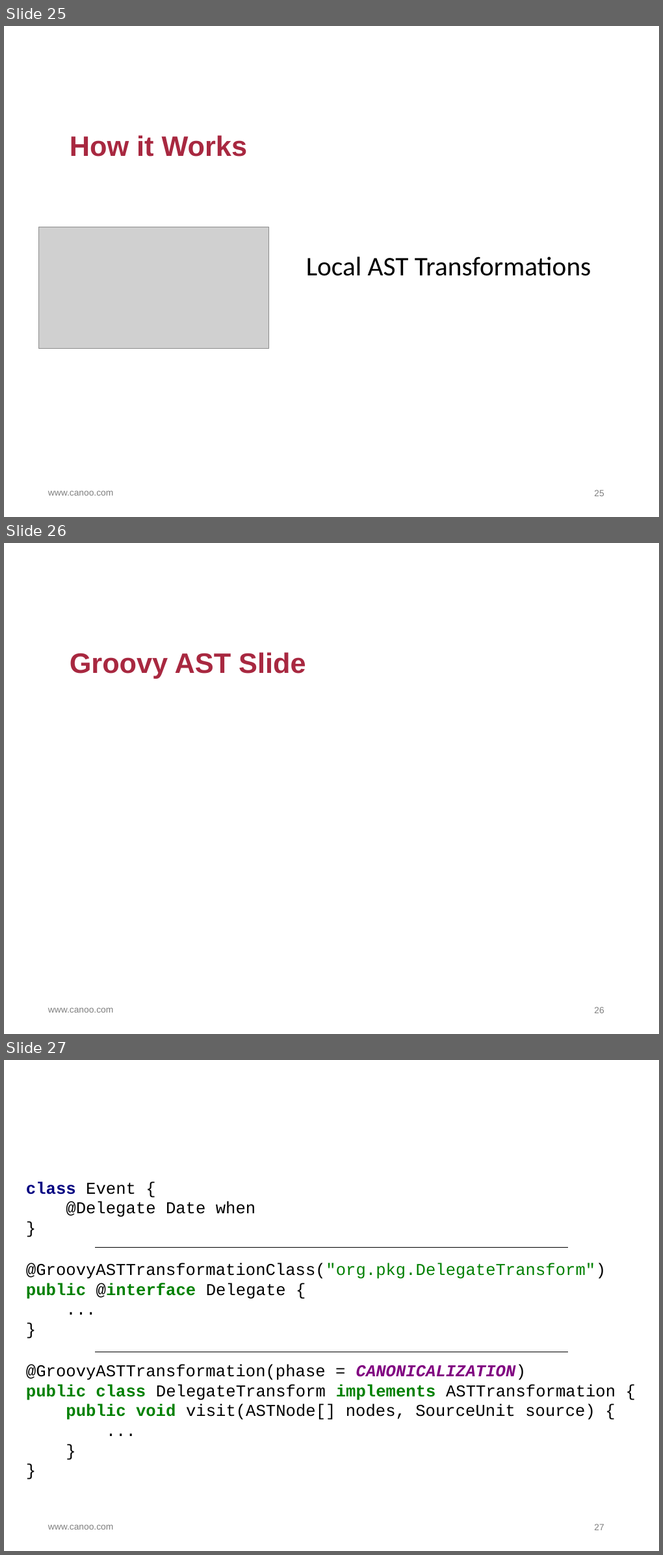
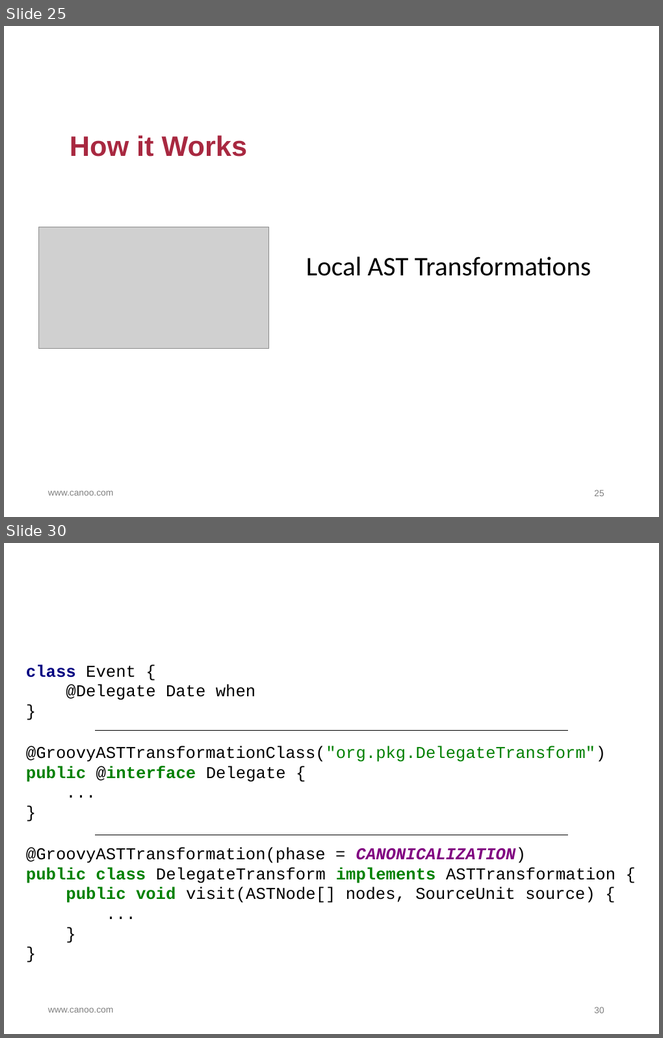
Before and after one commit to HamletDRC/presentations, a slide deck: asttransformations/AstTransformations.odp. Shown one above the other, each under a label of ours: slides 25, 26 and 27 before the commit, slides 25 and 30 after it; the slides between them are not shown. The pictures are 663x1555 and 663x1038 pixels, drawn with LibreOffice and Linux fonts; fonts in the diff are those of the drawing; grey boxes stand for pictures; background and template pictures are left out. Boxes give left, top, right and bottom in pixels: in the first picture for what was removed or moved away, otherwise in the second. Text is boxed around its words. In the diff, an @@ line names an element or a change of style, - is before the commit and + after.

```diff
--- a/asttransformations/AstTransformations.odp
+++ b/asttransformations/AstTransformations.odp
@@ slide 26 removed at <box>4,543,659,1034</box>, background #FFFFFF; not listed: 1 template element that a slide beside it also shows @@
@@ title removed at <box>70,652,306,678</box> @@
-Groovy AST Slide
@@ page number removed at <box>594,1007,604,1014</box> @@
-26
@@ what was slide 27 is now slide 30 @@
@@ page number at <box>594,1007,604,1014</box>: text changed @@
-27
+30
```
Also in this commit, not shown: 5 slides changed, 15 slides added, 5 other slides removed, 10 other files.
